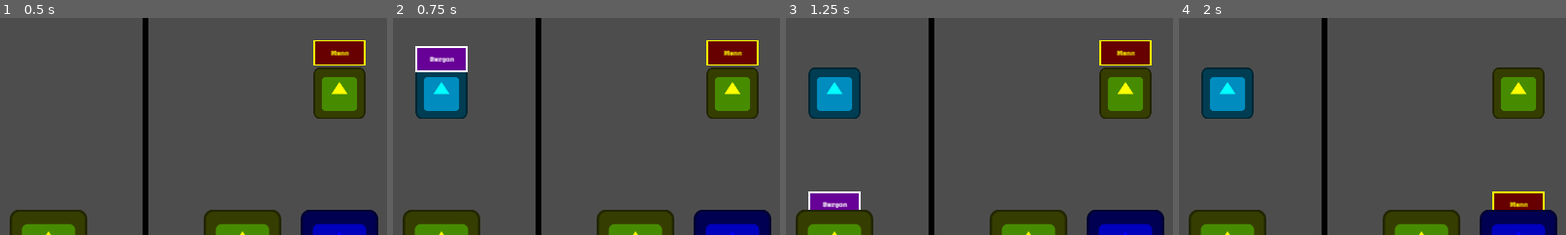
Above: before the commit, frames 1-4 (left to right).
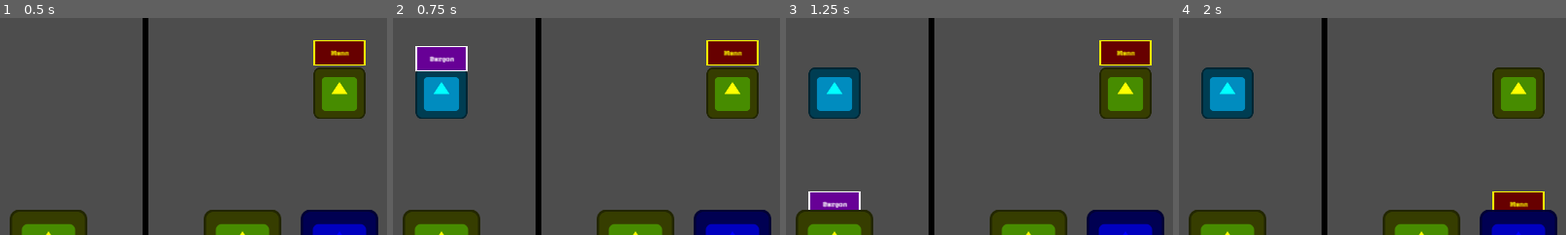
Above: after the commit, the same moments.

Repository: NymmkTheMink/Duo-Ling
Game: Godot game, scene res://game_modes/sort/sort.tscn
Two runs of this game, one before a commit and one after it. Both use one fixed random seed, a clock stepped at 60 frames per second and the inputs below. The project has no main scene, so this scene is started directly. The engine's default icon, where the game draws it, is replaced by a stand-in: a white triangle on a blue panel in a dark square.
Inputs:
- Up to frame 1 (0.5 s): no input
- Up to frame 2 (0.75 s): tap Enter at 0.5 s; hold D (right_P1) from 0.53 s (still down); tap S (choose_P1) at 0.6 s
- Up to frame 3 (1.25 s): keep holding D (right_P1)
- Up to frame 4 (2 s): release D (right_P1) at 1.28 s; hold A (left_P1) from 1.28 s (still down); tap Down (choose_P2) at 1.35 s
The pictures show only the part of the screen within x 31-81%, y 24-74%; the shares and areas given below are measured in that part.

Frame 1 is identical in both runs. In frame 2, 0.2% of the frame differs, in the area x 5-20%, y 13-25%; in frame 3, 0.1%; in frame 4, less than 0.1%.

Commit message:
done stuff

Diff:
--- a/game_modes/sort/duolingo.gd
+++ b/game_modes/sort/duolingo.gd
@@ -38,7 +38,6 @@
 		var random_word = words[randi() % words.size()]
 		var get_word = random_word.instantiate()
 		randomize()
-		get_word.position = Vector2(0, -100)
 		$Words.add_child(get_word)
 
 	# drop word
--- a/game_modes/sort/sort.gd
+++ b/game_modes/sort/sort.gd
@@ -6,7 +6,8 @@
 
 # Called when the node enters the scene tree for the first time.
 func _ready() -> void:
-	pass # Replace with function body.
+	$EndPanel.visible = false
+	get_tree().paused = false
 
 
 # Called every frame. 'delta' is the elapsed time since the previous frame.
@@ -83,4 +84,19 @@
 
 
 func _on_timer_timeout() -> void:
+	get_tree().paused = true
+	$EndPanel.visible = true
+	$EndPanel/P1Points.text = str(player_1_points)
+	$EndPanel/P2Points.text = str(player_2_points)
+	if player_1_points > player_2_points:
+		$EndPanel/winner.text = "P1"
+	if player_1_points == player_2_points:
+		$EndPanel/Tie.visible = true
+		$EndPanel/win.visible = false
+		$EndPanel/winner.visible = false
+	else:
+		$EndPanel/winner.text = "P2"
+
+
+func _on_replay_button_pressed() -> void:
 	get_tree().reload_current_scene()
--- a/game_modes/sort/sort.tscn
+++ b/game_modes/sort/sort.tscn
@@ -19,11 +19,11 @@
 script = ExtResource("1_byirx")
 
 [node name="Duolingo" parent="." instance=ExtResource("1_4fftf")]
-position = Vector2(0, 448)
+position = Vector2(480, 448)
 disable_mode = 0
 
 [node name="LingLing" parent="." instance=ExtResource("2_6hvsk")]
-position = Vector2(1920, 448)
+position = Vector2(1440, 448)
 
 [node name="SpanishBoxP1" type="Area2D" parent="."]
 position = Vector2(240, 832)
@@ -255,6 +255,139 @@
 wait_time = 60.0
 one_shot = true
 autostart = true
+
+[node name="EndPanel" type="Panel" parent="."]
+process_mode = 3
+offset_left = 576.0
+offset_top = 236.0
+offset_right = 1344.0
+offset_bottom = 720.0
+
+[node name="win" type="Label" parent="EndPanel"]
+layout_mode = 0
+offset_left = 396.0
+offset_top = 16.0
+offset_right = 578.0
+offset_bottom = 90.0
+theme_override_colors/font_color = Color(1, 1, 1, 1)
+theme_override_colors/font_shadow_color = Color(1, 1, 1, 1)
+theme_override_colors/font_outline_color = Color(1, 1, 1, 1)
+theme_override_fonts/font = ExtResource("5_2w6xe")
+theme_override_font_sizes/font_size = 64
+text = "Wins!"
+
+[node name="p1" type="Label" parent="EndPanel"]
+layout_mode = 0
+offset_left = 96.0
+offset_top = 116.0
+offset_right = 256.0
+offset_bottom = 173.0
+theme_override_colors/font_color = Color(1, 1, 1, 1)
+theme_override_colors/font_shadow_color = Color(1, 1, 1, 1)
+theme_override_colors/font_outline_color = Color(1, 1, 1, 1)
+theme_override_fonts/font = ExtResource("5_2w6xe")
+theme_override_font_sizes/font_size = 48
+text = "P1 got "
+
+[node name="p2" type="Label" parent="EndPanel"]
+layout_mode = 0
+offset_left = 96.0
+offset_top = 216.0
+offset_right = 259.0
+offset_bottom = 273.0
+theme_override_colors/font_color = Color(1, 1, 1, 1)
+theme_override_colors/font_shadow_color = Color(1, 1, 1, 1)
+theme_override_colors/font_outline_color = Color(1, 1, 1, 1)
+theme_override_fonts/font = ExtResource("5_2w6xe")
+theme_override_font_sizes/font_size = 48
+text = "P2 got "
+
+[node name="ReplayButton" type="Button" parent="EndPanel"]
+layout_mode = 0
+offset_left = 124.0
+offset_top = 360.0
+offset_right = 304.0
+offset_bottom = 422.0
+theme_override_colors/font_color = Color(1, 1, 1, 1)
+theme_override_colors/font_pressed_color = Color(1, 1, 1, 1)
+theme_override_colors/font_hover_color = Color(1, 1, 1, 1)
+theme_override_colors/font_focus_color = Color(1, 1, 1, 1)
+theme_override_colors/font_hover_pressed_color = Color(1, 1, 1, 1)
+theme_override_colors/font_disabled_color = Color(1, 1, 1, 1)
+theme_override_colors/font_outline_color = Color(1, 1, 1, 1)
+theme_override_fonts/font = ExtResource("5_2w6xe")
+theme_override_font_sizes/font_size = 48
+text = "Replay"
+
+[node name="BackButton" type="Button" parent="EndPanel"]
+layout_mode = 0
+offset_left = 552.0
+offset_top = 364.0
+offset_right = 677.0
+offset_bottom = 426.0
+theme_override_colors/font_color = Color(1, 1, 1, 1)
+theme_override_colors/font_pressed_color = Color(1, 1, 1, 1)
+theme_override_colors/font_hover_color = Color(1, 1, 1, 1)
+theme_override_colors/font_focus_color = Color(1, 1, 1, 1)
+theme_override_colors/font_hover_pressed_color = Color(1, 1, 1, 1)
+theme_override_colors/font_disabled_color = Color(1, 1, 1, 1)
+theme_override_colors/font_outline_color = Color(1, 1, 1, 1)
+theme_override_fonts/font = ExtResource("5_2w6xe")
+theme_override_font_sizes/font_size = 48
+text = "Back"
+
+[node name="P1Points" type="Label" parent="EndPanel"]
+layout_mode = 0
+offset_left = 600.0
+offset_top = 116.0
+offset_right = 650.0
+offset_bottom = 173.0
+theme_override_colors/font_color = Color(1, 1, 1, 1)
+theme_override_colors/font_shadow_color = Color(1, 1, 1, 1)
+theme_override_colors/font_outline_color = Color(1, 1, 1, 1)
+theme_override_fonts/font = ExtResource("5_2w6xe")
+theme_override_font_sizes/font_size = 48
+text = "10"
+
+[node name="P2Points" type="Label" parent="EndPanel"]
+layout_mode = 0
+offset_left = 600.0
+offset_top = 216.0
+offset_right = 650.0
+offset_bottom = 273.0
+theme_override_colors/font_color = Color(1, 1, 1, 1)
+theme_override_colors/font_shadow_color = Color(1, 1, 1, 1)
+theme_override_colors/font_outline_color = Color(1, 1, 1, 1)
+theme_override_fonts/font = ExtResource("5_2w6xe")
+theme_override_font_sizes/font_size = 48
+text = "10"
+
+[node name="winner" type="Label" parent="EndPanel"]
+layout_mode = 0
+offset_left = 296.0
+offset_top = 16.0
+offset_right = 371.0
+offset_bottom = 90.0
+theme_override_colors/font_color = Color(1, 1, 1, 1)
+theme_override_colors/font_shadow_color = Color(1, 1, 1, 1)
+theme_override_colors/font_outline_color = Color(1, 1, 1, 1)
+theme_override_fonts/font = ExtResource("5_2w6xe")
+theme_override_font_sizes/font_size = 64
+text = "P2"
+
+[node name="Tie" type="Label" parent="EndPanel"]
+visible = false
+layout_mode = 0
+offset_left = 320.0
+offset_top = 16.0
+offset_right = 440.0
+offset_bottom = 90.0
+theme_override_colors/font_color = Color(1, 1, 1, 1)
+theme_override_colors/font_shadow_color = Color(1, 1, 1, 1)
+theme_override_colors/font_outline_color = Color(1, 1, 1, 1)
+theme_override_fonts/font = ExtResource("5_2w6xe")
+theme_override_font_sizes/font_size = 64
+text = "Tie!"
 
 [connection signal="body_entered" from="SpanishBoxP1" to="." method="_on_spanish_box_p_1_body_entered"]
 [connection signal="body_entered" from="FrenchBoxP1" to="." method="_on_french_box_p_1_body_entered"]
@@ -263,3 +396,4 @@
 [connection signal="body_entered" from="FrenchBoxP2" to="." method="_on_french_box_p_2_body_entered"]
 [connection signal="body_entered" from="SpanishBoxP2" to="." method="_on_spanish_box_p_2_body_entered"]
 [connection signal="timeout" from="Timer" to="." method="_on_timer_timeout"]
+[connection signal="pressed" from="EndPanel/ReplayButton" to="." method="_on_replay_button_pressed"]
--- a/game_modes/sort/words/FrenchWord.gd
+++ b/game_modes/sort/words/FrenchWord.gd
@@ -6,3 +6,6 @@
 
 func _ready() -> void:
 	$Label.text = words[randi() % words.size()]
+
+func _process(delta: float) -> void:
+	position.x = (128 - $Label.size.x )/2
--- a/game_modes/sort/words/french_word.tscn
+++ b/game_modes/sort/words/french_word.tscn
@@ -15,17 +15,20 @@
 size = Vector2(128, 64)
 
 [node name="FrenchWord" type="RigidBody2D"]
+position = Vector2(2.08165e-12, -100)
 collision_layer = 4
 collision_mask = 16
 gravity_scale = 2.0
 freeze = true
 script = ExtResource("1_w1leq")
+metadata/_edit_group_ = true
 
 [node name="Label" type="Label" parent="."]
 offset_left = -64.0
 offset_top = -32.0
 offset_right = 64.0
 offset_bottom = 32.0
+size_flags_horizontal = 3
 theme_override_colors/font_color = Color(1, 1, 1, 1)
 theme_override_colors/font_shadow_color = Color(1, 1, 1, 1)
 theme_override_colors/font_outline_color = Color(1, 1, 1, 1)
--- a/game_modes/sort/words/german_word.gd
+++ b/game_modes/sort/words/german_word.gd
@@ -2,6 +2,10 @@
 
 var words: Array = ["Hallo", "Verabschiedung", "Entschuldigung", "Wo", "Gro\u00DF", "Klein", "F\u00FCnfundzwanzig", "Vierzehn", "Vierzig", "Zw\u00F6lf", "M\u00E4dchen", "Junge", "Mann", "Frau", "Mark Sie die Karotte", "Deutschland, Deutschland",]
 
+var centered = false
 
 func _ready() -> void:
 	$Label.text = words[randi() % words.size()]
+
+func _process(delta: float) -> void:
+	position.x = (128 - $Label.size.x )/2
--- a/game_modes/sort/words/german_word.tscn
+++ b/game_modes/sort/words/german_word.tscn
@@ -15,6 +15,7 @@
 size = Vector2(128, 64)
 
 [node name="GermanWord" type="RigidBody2D"]
+position = Vector2(64, -100)
 collision_layer = 4
 collision_mask = 16
 gravity_scale = 2.0
--- a/game_modes/sort/words/spanish_word.gd
+++ b/game_modes/sort/words/spanish_word.gd
@@ -6,3 +6,7 @@
 
 func _ready() -> void:
 	$Label.text = words[randi() % words.size()]
+
+
+func _process(delta: float) -> void:
+	position.x = (128 - $Label.size.x )/2
--- a/game_modes/sort/words/spanish_word.tscn
+++ b/game_modes/sort/words/spanish_word.tscn
@@ -15,6 +15,7 @@
 size = Vector2(128, 64)
 
 [node name="SpanishWord" type="RigidBody2D"]
+position = Vector2(64, -100)
 collision_layer = 4
 collision_mask = 16
 gravity_scale = 2.0
@@ -36,6 +37,7 @@
 text = "word"
 horizontal_alignment = 1
 vertical_alignment = 1
+metadata/_edit_group_ = true
 
 [node name="CollisionShape2D" type="CollisionShape2D" parent="."]
 shape = SubResource("RectangleShape2D_lmkvs")
